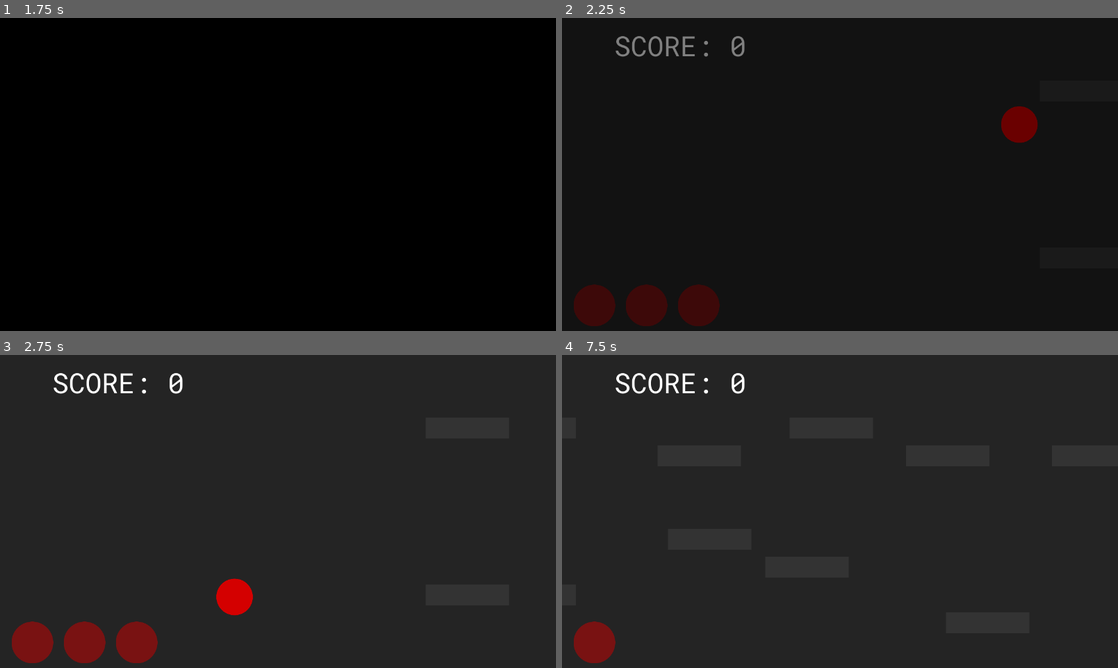
Above: before the commit, frames 1-4 (two rows, left to right).
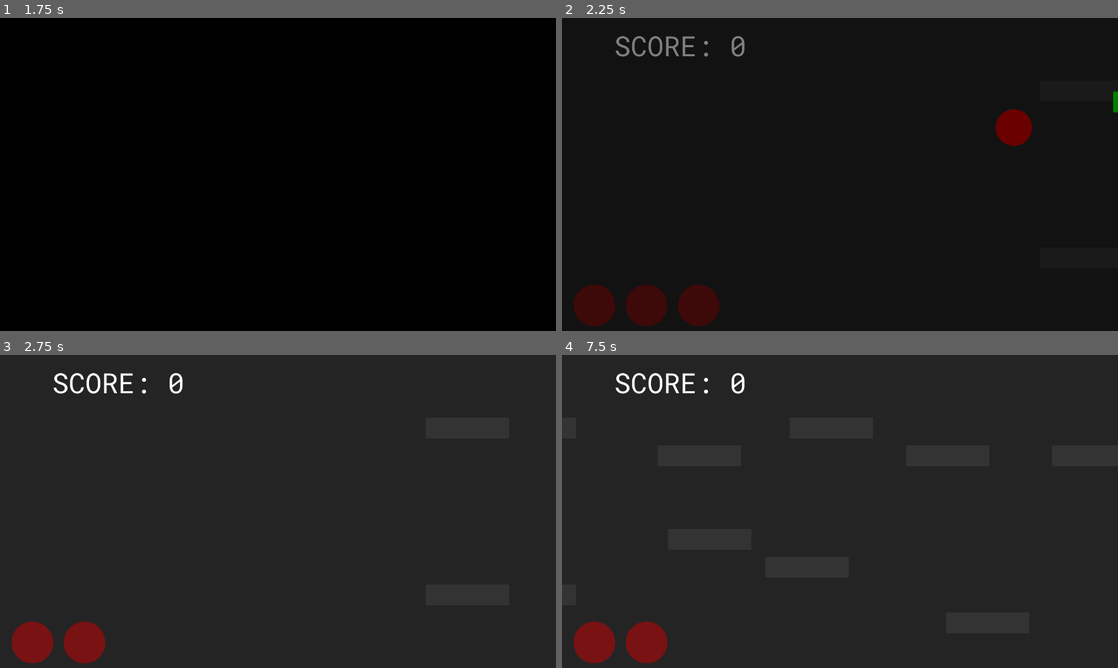
Above: after the commit, the same moments.

Repository: IonAir1/Genre-Mash-Jam
Game: Godot game, scene res://scenes/main menu.tscn
Same seed, same stepped clock (60 frames per second), same inputs: the game is played once before the commit and once after it.
Inputs (mouse positions are in pixels of both pictures, inside the frame that each line leads up to):
- Up to frame 1 (1.75 s): click "PLAY" at 0.5 s; click "PLAY" at 1.25 s
- Up to frame 2 (2.25 s): move the mouse to (962, 158) at 2.02 s; hold D (right) from 2.03 s (still down); hold S (drop, bound only after the commit) from 2.03 s (still down); click (962, 158) at 2.1 s
- Up to frame 3 (2.75 s): keep holding D (right); keep holding S (drop, bound only after the commit); tap W (jump) at 2.27, 2.57 s
- Up to frame 4 (7.5 s): move the mouse to (728, 527) at 2.77 s; release S (drop, bound only after the commit) at 2.78 s; tap S (drop, bound only after the commit) at 2.85, 4.55 s; tap W (jump) at 3.02, 3.05, 3.32, 4.52, 4.82, 5.27, 5.3, 5.57, 6.02, 6.32, 7.35 s; tap Enter at 3.5, 5, 6.5 s; move the mouse to (895, 442) at 3.52 s; release D (right) at 3.53 s; hold A (left) 3.53-4.28 s; hold W (jump) 3.53-4.28 s; click (895, 442) at 3.8 s; tap Space at 4.25, 5.75, 7.25 s; move the mouse to (812, 574) at 4.27 s; hold D (right) 4.28-5.78 s; click (812, 574) at 4.35 s; move the mouse to (1006, 558) at 5.02 s; hold S (drop, bound only after the commit) 5.03-5.78 s; move the mouse to (673, 464) at 5.77 s; hold A (left) 5.78-6.53 s; click (673, 464) at 5.85 s; move the mouse to (867, 511) at 6.52 s; hold D (right) 6.53-7.28 s; hold S (drop, bound only after the commit) 6.53-7.28 s; move the mouse to (756, 433) at 7.27 s; hold A (left) from 7.28 s (still down)

Frame 1 is identical in both runs. In frame 2, 0.3% of the frame differs, in the area x 78-100%, y 23-41%; in frame 3, 1.4%, in the area x 20-46%, y 71-99%; in frame 4, 0.8%.

Commit message:
Day 2 last commit

Diff:
--- a/proj/Global/global.gd
+++ b/proj/Global/global.gd
@@ -1,10 +1,10 @@
 extends Node
 
-var speed = 4 #speed
-var shoot = 2 #shoot allowed?
-var enemy_count = 0
-var score = 0
-var highscore = 0
-var enemypos = [0, 0, 0, 0, 0, 0, 0 , 0, 0, 0, 0]
-var lives = 3
-var hurt = 0
+var speed = 4 #scrolling speed
+var shoot = 2 #is shoot allowed?
+var enemy_count = 0 #enemy count
+var score = 0 #score
+var highscore = 0 #highscore
+var enemypos = [0, 0, 0, 0, 0, 0, 0 , 0, 0, 0, 0] #enemy grid positions available
+var lives = 3 #lives
+var hurt = 0 #is player respawning
--- a/proj/project.godot
+++ b/proj/project.godot
@@ -48,12 +48,17 @@
 "deadzone": 0.5,
 "events": [ Object(InputEventKey,"resource_local_to_scene":false,"resource_name":"","device":0,"alt":false,"shift":false,"control":false,"meta":false,"command":false,"pressed":false,"scancode":87,"unicode":0,"echo":false,"script":null)
 , Object(InputEventKey,"resource_local_to_scene":false,"resource_name":"","device":0,"alt":false,"shift":false,"control":false,"meta":false,"command":false,"pressed":false,"scancode":16777232,"unicode":0,"echo":false,"script":null)
-, Object(InputEventKey,"resource_local_to_scene":false,"resource_name":"","device":0,"alt":false,"shift":false,"control":false,"meta":false,"command":false,"pressed":false,"scancode":32,"unicode":0,"echo":false,"script":null)
  ]
 }
 shoot={
 "deadzone": 0.5,
 "events": [ Object(InputEventMouseButton,"resource_local_to_scene":false,"resource_name":"","device":0,"alt":false,"shi …(212 unchanged characters)…
+ ]
+}
+drop={
+"deadzone": 0.5,
+"events": [ Object(InputEventKey,"resource_local_to_scene":false,"resource_name":"","device":0,"alt":false,"shift":false,"control":false,"meta":false,"command":false,"pressed":false,"scancode":83,"unicode":0,"echo":false,"script":null)
+, Object(InputEventKey,"resource_local_to_scene":false,"resource_name":"","device":0,"alt":false,"shift":false,"control":false,"meta":false,"command":false,"pressed":false,"scancode":16777234,"unicode":0,"echo":false,"script":null)
  ]
 }
 
@@ -73,6 +78,8 @@
 2d_physics/layer_7="enemybullet"
 2d_physics/layer_8="player wall"
 2d_physics/layer_9="killball"
+2d_physics/layer_10="playerdetect"
+2d_physics/layer_11="platformdetect"
 
 [rendering]
 
--- a/proj/scenes/Platform.tscn
+++ b/proj/scenes/Platform.tscn
@@ -1,10 +1,13 @@
-[gd_scene load_steps=4 format=2]
+[gd_scene load_steps=5 format=2]
 
 [ext_resource path="res://assets/ground.png" type="Texture" id=1]
 [ext_resource path="res://scripts/Platform.gd" type="Script" id=2]
 
 [sub_resource type="RectangleShape2D" id=1]
-extents = Vector2( 95.4804, 23.4226 )
+extents = Vector2( 95.9676, 10 )
+
+[sub_resource type="RectangleShape2D" id=2]
+extents = Vector2( 95.9813, 22.2496 )
 
 [node name="Platform" type="StaticBody2D"]
 collision_layer = 16
@@ -14,5 +17,16 @@
 scale = Vector2( 0.8, 0.2 )
 texture = ExtResource( 1 )
 
-[node name="CollisionShape2D" type="CollisionShape2D" parent="."]
+[node name="collision" type="CollisionShape2D" parent="."]
+position = Vector2( 0, -14 )
 shape = SubResource( 1 )
+one_way_collision = true
+
+[node name="dropdetect" type="Area2D" parent="."]
+collision_layer = 1024
+
+[node name="CollisionShape2D2" type="CollisionShape2D" parent="dropdetect"]
+position = Vector2( 0, -17.75 )
+shape = SubResource( 2 )
+[connection signal="body_entered" from="dropdetect" to="." method="_on_dropdetect_body_entered"]
+[connection signal="body_exited" from="dropdetect" to="." method="_on_dropdetect_body_exited"]
--- a/proj/scenes/Player.tscn
+++ b/proj/scenes/Player.tscn
@@ -8,6 +8,7 @@
 extents = Vector2( 23.9922, 23.9844 )
 
 [node name="Player" type="KinematicBody2D"]
+z_index = 5
 script = ExtResource( 2 )
 
 [node name="runner" type="Sprite" parent="."]
@@ -36,7 +37,7 @@
 texture = ExtResource( 3 )
 
 [node name="detectdead" type="Area2D" parent="."]
-collision_layer = 64
+collision_layer = 512
 collision_mask = 194
 
 [node name="CollisionShape2D2" type="CollisionShape2D" parent="detectdead"]
--- a/proj/scenes/enemy.tscn
+++ b/proj/scenes/enemy.tscn
@@ -4,6 +4,7 @@
 [ext_resource path="res://scripts/enemy.gd" type="Script" id=2]
 
 [node name="enemy" type="KinematicBody2D"]
+z_index = 4
 collision_layer = 2147483650
 collision_mask = 0
 script = ExtResource( 2 )
--- a/proj/scripts/Platform.gd
+++ b/proj/scripts/Platform.gd
@@ -1,9 +1,24 @@
 extends StaticBody2D
 
-
+var player = 0 #is player standing on the platform
 
 
 func _physics_process(delta):
-	position.x -= global.speed
+	position.x -= global.speed #moves platform towards left
 	if position.x < -100:
-		queue_free()
+		queue_free() #despawn when outside screen
+
+	if Input.is_action_pressed("drop") and player == 1: #code for player to drop
+		$collision.disabled = true
+	else:
+		$collision.disabled = false
+
+	if global.hurt == 1:
+		player = 0
+
+func _on_dropdetect_body_entered(body):
+	player = 1
+
+
+func _on_dropdetect_body_exited(body):
+	player = 0
--- a/proj/scripts/Player.gd
+++ b/proj/scripts/Player.gd
@@ -1,23 +1,26 @@
 extends KinematicBody2D
 
 
-var speed = 800
-var jump_speed = -1500
-var gravity = 4000
-var paper = preload("res://scenes/paper.tscn")
-var dead = 0
-var fade = 20
-var respawning = 0
-
+var speed = 600 #player speed
+var jump_speed_normal = -1000 #-1500 #player initial jump height
+var jump_speed_var = -60 #added jump for variable jump
+var gravity = 4000 #gravity
+var paper = preload("res://scenes/paper.tscn") #ball scene,paper anf ball are same
+var dead = 0 #lost game
+var fade = 20 #fade in and out / scene transition
+var respawning = 0 #is player respawning
+var jump = 0 #player jump timer
 var velocity = Vector2.ZERO
 
 func get_input():
 	velocity.x = 0
-	if Input.is_action_pressed("right"):
+	if Input.is_action_pressed("right"): #move right
 		velocity.x += speed
-	if Input.is_action_pressed("left"):
+
+	if Input.is_action_pressed("left"): #move left
 		velocity.x -= speed
-	if Input.is_action_just_pressed("shoot") and global.shoot >= 1:
+
+	if Input.is_action_just_pressed("shoot") and global.shoot >= 1: #shoot or throw ball
 		var p = paper.instance()
 		p.position = get_node("rotate/displaced2").global_position
 		p.rotation = $rotate.rotation
@@ -25,7 +28,52 @@
 		global.shoot -= 1
 
 func _physics_process(delta):
-	if global.shoot == 1:
+	$rotate.look_at(get_global_mouse_position()) #rotates 'rotate' node to cursor for aiming
+
+	get_input() #movement
+	velocity.y += gravity * delta
+	jump()
+	velocity.normalized()
+	velocity = move_and_slide(velocity, Vector2.UP)
+
+	if respawning == 0: #moves player to the left
+		position.x -= global.speed
+
+func jump(): #code for jumping
+	if Input.is_action_pressed("jump"):
+		if is_on_floor(): #initial jump
+			jump = 0
+			velocity.y += jump_speed_normal
+		else: #added jump
+			if jump <= 10:
+				jump += 1
+				velocity.y += jump_speed_var
+			if jump > 10 and jump <= 20:
+				jump + 1
+				velocity.y += jump_speed_var/2
+
+func _on_detectdead_area_entered(area): #detect if player hit
+	if dead == 0 and global.lives == 0: #if no more lives
+		visible = false
+		dead = 1
+		yield(get_tree().create_timer(0.5), "timeout")
+		get_parent().get_node("fade").visible = true
+		fade() #fade out
+	else: #if still has lives
+
+		position.y = -80 #respawn
+		global.shoot = 0
+		gravity = 0
+		velocity.y = 0
+		respawning = 1
+		reset_grav()
+		global.lives -= 1
+		global.hurt = 1
+		yield(get_tree().create_timer(0.01), "timeout")
+		global.hurt = 0
+
+func _process(delta):
+	if global.shoot == 1: #code for handling player holding the ball
 		$ball.visible = true
 		$ball2.visible = false
 	elif global.shoot == 2:
@@ -34,44 +82,14 @@
 	else:
 		$ball.visible = false
 		$ball2.visible = false
-	$rotate.look_at(get_global_mouse_position())
-	get_input()
-	velocity.y += gravity * delta
-	velocity = move_and_slide(velocity, Vector2.UP)
-	if Input.is_action_just_pressed("jump"):
-		if is_on_floor():
-			velocity.y = jump_speed
-	if respawning == 0:
-		position.x -= global.speed
 
-
-func _on_detectdead_area_entered(area):
-	if dead == 0 and global.lives == 0:
-		visible = false
-		dead = 1
-		yield(get_tree().create_timer(0.5), "timeout")
-		get_parent().get_node("fade").visible = true
-		fade()
-	else:
-		if area.name == "player wall":
-			position.y = -80
-			global.shoot = 0
-			gravity = 0
-			velocity.y = 0
-			respawning = 1
-			reset_grav()
-		global.lives -= 1
-		global.hurt = 1
-		yield(get_tree().create_timer(0.01), "timeout")
-		global.hurt = 0
-
-func reset_grav():
+func reset_grav(): #after respawning, gravity must reset
 	yield(get_tree().create_timer(4), "timeout")
 	gravity = 4000
 	global.shoot = 1
 	respawning = 0
 
-func fade():
+func fade(): #fade out
 	yield(get_tree().create_timer(0.02), "timeout")
 	get_parent().get_node("fade").modulate.a += 0.05
 	fade -=1
@@ -80,4 +98,4 @@
 	else:
 		yield(get_tree().create_timer(0.5), "timeout")
 		queue_free()
-		get_tree().change_scene("res://scenes/main menu.tscn")
+		get_tree().change_scene("res://scenes/main menu.tscn") #back to main menu
--- a/proj/scripts/bullet.gd
+++ b/proj/scripts/bullet.gd
@@ -1,15 +1,17 @@
 extends Node2D
 
+var speed = 40 #bullet speed
 
 func _physics_process(delta):
-	position.x -= 40
-	if position.x <= -50:
+	position.x -= speed #moves bullet
+
+	if position.x <= -50: #despawn when out of bounds
 		queue_free()
 
 func _process(delta):
-	if global.hurt == 1:
+	if global.hurt == 1: #despawn when respawning
 		queue_free()
 
 
 func _on_bullet_area_entered(area):
-	queue_free()
+	queue_free() #despawn bullet when player touches
--- a/proj/scripts/enemy.gd
+++ b/proj/scripts/enemy.gd
@@ -1,26 +1,25 @@
 extends KinematicBody2D
 
-var bullet = preload("res://scenes/bullet.tscn")
+var bullet = preload("res://scenes/bullet.tscn") #bullet scene
 
 func _ready():
-	for i in range(15):
+	for i in range(15): #move enemy on screen from side
 		position.x -= 10
 	yield(get_tree().create_timer(2), "timeout")
-	bullet()
-
+	bullet() #start shooting bullets
 
 func bullet():
-	yield(get_tree().create_timer(rand_range(0.8, 2)), "timeout")
+	yield(get_tree().create_timer(rand_range(0.8, 2)), "timeout") #spawn bullets
 	var b = bullet.instance()
 	b.position = position
 	get_parent().add_child(b)
 	bullet()
 
 func _process(delta):
-	if global.hurt == 1:
+	if global.hurt == 1: #despawn when player respawning
 		queue_free()
 
-func _on_detect_body_entered(body):
+func _on_detect_body_entered(body): #despawn when hit by ball
 	yield(get_tree().create_timer(0.01), "timeout")
 	if body.name == "paper":
 		global.score += 1
--- a/proj/scripts/main menu.gd
+++ b/proj/scripts/main menu.gd
@@ -1,16 +1,19 @@
 extends Node2D
 
-var fade = 20
+var fade = 20 #fade timer
+var play = 0 #is play button pressed
 
 func _ready():
-	if global.score > global.highscore:
+	if global.score > global.highscore: #set new highscore code
 		global.highscore = global.score
-	$Control/VBoxContainer/score.text = "Score: " + str(global.score)
-	$Control/VBoxContainer/highscore.text = "High Score: " + str(global.highscore)
-	$fade.position = Vector2(660, 330)
+
+	$Control/VBoxContainer/score.text = "Score: " + str(global.score) #score text code
+	$Control/VBoxContainer/highscore.text = "High Score: " + str(global.highscore) #highscore text code
+
+	$fade.position = Vector2(660, 330) #setup fade in code
 	fade_in()
 
-func fade_out():
+func fade_out(): #fade out code
 	yield(get_tree().create_timer(0.02), "timeout")
 	$fade.modulate.a += 0.05
 	fade -=1
@@ -18,9 +21,9 @@
 		fade_out()
 	else:
 		yield(get_tree().create_timer(0.5), "timeout")
-		get_tree().change_scene("res://scenes/main.tscn")
+		get_tree().change_scene("res://scenes/main.tscn") #switch to game screen
 
-func fade_in():
+func fade_in(): #fade in code
 	yield(get_tree().create_timer(0.02), "timeout")
 	$fade.modulate.a -= 0.05
 	fade -=1
@@ -29,7 +32,9 @@
 	else:
 		$fade.visible = false
 
-func _on_Play_pressed():
-	fade = 20
-	$fade.visible = true
-	fade_out()
+func _on_Play_pressed(): #play button code
+	if play == 0:
+		play = 1
+		fade = 20 #setup fade out
+		$fade.visible = true
+		fade_out()
--- a/proj/scripts/main.gd
+++ b/proj/scripts/main.gd
@@ -1,35 +1,39 @@
 extends Node2D
 
-var platform = preload("res://scenes/Platform.tscn")
-var enemy = preload("res://scenes/enemy.tscn")
-var platy = 0
-var platy2 = 0
-var fade = 20
+var platform = preload("res://scenes/Platform.tscn") #platform scene
+var enemy = preload("res://scenes/enemy.tscn") #enemy scene
+var platy = 0 #upper platform grid position
+var platy2 = 0 #lower platform grid position
+var fade = 20 #fade timer
 
-func platform_spawn():
-	var time = rand_range(0.8, 2)
+func platform_spawn():#platform spawner for platforms on the upper half of screen
+	var time = rand_range(0.8, 2) #timing of platform spawn
 
-	var p = platform.instance()
+	var p = platform.instance() #sets up position of platform
 	p.position.x = 1400
-	platy = randi()%4 + 1
-	p.position.y = (64*platy) + 40
-	add_child(p)
+	platy = randi()%4 + 1 #sets grid position
+	p.position.y = (64*platy) + 40 #sets y position of grid
+
+	add_child(p)#spawns platform
+
 	yield(get_tree().create_timer(time),"timeout")
 	platform_spawn()
 
-func platform_spawn2():
-	var time = rand_range(0.8, 2)
+func platform_spawn2(): #platform spawner for platforms on the lower half of screen
+	var time = rand_range(0.8, 2) #timing of platform spawn
 
-	var p = platform.instance()
+	var p = platform.instance() #sets up position of platform
 	p.position.x = 1400
-	platy2 = randi()%4 + 6
-	p.position.y = (64*platy2) + 40
-	add_child(p)
+	platy2 = randi()%4 + 6 #sets grid position
+	p.position.y = (64*platy2) + 40 #sets y position of grid
+
+	add_child(p)#spawns platform
+
 	yield(get_tree().create_timer(time),"timeout")
 	platform_spawn2()
 
-func enemy_spawn():
-	var time
+func enemy_spawn(): #enemy spawner
+	var time #sets timing of platform
 	if global.score < 10:
 		time = 8 - (global.score/4)
 	elif global.score >=10 and global.score < 20:
@@ -39,46 +43,54 @@
 	else:
 		time = 2;.8
 	yield(get_tree().create_timer(time),"timeout")
-	var e = enemy.instance()
+
+
+	var e = enemy.instance() #sets up and spawns enemy
 	e.position.x = 1400
-
 	var ypos
 	ypos = (randi()%11)
 	while global.enemypos[ypos] == 1:
 		ypos = (randi()%11)
 	e.position.y = (ypos * 64) + 48
-
 	if global.enemy_count < 8:
 		global.enemy_count += 1
 		global.enemypos[ypos] = 1
 		add_child(e)
+
+
 		if global.enemy_count < 7:
-			if randi()%4 == 0:
-				var e1 = enemy.instance()
+			if randi()%4 == 0: #25% chance of enemy formation
+
+				var e1 = enemy.instance() #spawns new enemy above orig enemy
 				e1.position.x = 1400
 				e1.position.y = e.position.y - 64
 				if e1.position.y > 0:
-					if global.enemypos[ypos-1] == 0:
+					if global.enemypos[ypos-1] == 0: #checks if there is already enemy in place
 						global.enemy_count += 1
 						add_child(e1)
 
-				var e2 = enemy.instance()
+
+				var e2 = enemy.instance() #spawns new enemy below orig enemy
 				e2.position.x = 1400
 				e2.position.y = e.position.y + 64
 				if e2.position.y < 724:
-					if global.enemypos[ypos+1] == 0:
+					if global.enemypos[ypos+1] == 0: #checks if there is already enemy in place
 						add_child(e2)
 						global.enemy_count += 1
 	enemy_spawn()
 
 func _process(delta):
-	if $Player.position.y <= -40:
+	if $Player.position.y <= -40: #code for hiding and showing out of bounds indicator
 		$ghostplayer.visible = true
 	else:
 		$ghostplayer.visible = false
-	$score/score.text = "SCORE: " + str(global.score)
 
-	if global.lives >= 3:
+
+
+	$score/score.text = "SCORE: " + str(global.score) #sets text of score label
+
+
+	if global.lives >= 3: #code for showing health/lives
 		get_node("life/3a").visible = true
 	else:
 		get_node("life/3a").visible = false
@@ -91,30 +103,27 @@
 	else:
 		get_node("life/1a").visible = false
 
-
-
-
 func _physics_process(delta):
-	$ghostplayer.position.x = $Player.position.x
+	$ghostplayer.position.x = $Player.position.x #moves and scales out of bound player indicator
 	$ghostplayer.scale.y = 1 + ($Player.position.y / 600)
 	$ghostplayer.scale.x = 1 + ($Player.position.y / 600)
 
 func _ready():
-	randomize()
-	global.lives = 3
+	randomize() #randomizes things
+	global.lives = 3 #setups / resets global variables
 	$ghostplayer.position.y = -10
 	$fade.position = Vector2(641, 315)
 	global.enemy_count = 0
 	global.score = 0
 	global.shoot = 1
-	enemy_spawn()
+	global.enemypos = [0,0,0,0,0,0,0,0,0,0,0]
+	enemy_spawn() #initiates spawner codes
 	platform_spawn()
 	platform_spawn2()
-	global.enemypos = [0,0,0,0,0,0,0,0,0,0,0]
 	yield(get_tree().create_timer(0.5), "timeout")
 	fade()
 
-func fade():
+func fade(): #code for fade in / scene transition
 	yield(get_tree().create_timer(0.02), "timeout")
 	$fade.modulate.a -= 0.05
 	fade -=1
--- a/proj/scripts/paper.gd
+++ b/proj/scripts/paper.gd
@@ -1,30 +1,28 @@
 extends KinematicBody2D
 
 
-var velocity = Vector2(400, 400)
+var velocity = Vector2(400, 400) #velocity of ball
 
 func _ready():
 	velocity = get_parent().get_node("Player/rotate/displaced").global_position - get_parent().get_node("Player").global_position
-	velocity.normalized()
+	velocity.normalized() #sets up direction and speed of ball
 	velocity = velocity*120
 	pass
 
 func _physics_process(delta):
-	var collision_info = move_and_collide(velocity * delta)
+	var collision_info = move_and_collide(velocity * delta) #movement of ball
 	if collision_info:
-		velocity = velocity.bounce(collision_info.normal)
-
+		velocity = velocity.bounce(collision_info.normal) #bouncing of ball
 
 func _on_playerdetect_body_entered(body):
 	global.shoot += 1
-	queue_free()
+	queue_free() #despawn ball when picked up by player
 	pass
-
 
 func _on_killballdetect_area_entered(area):
 	global.shoot += 1
-	queue_free()
+	queue_free()  #despawn ball when it goes out of bounds
 
 func _process(delta):
 	if global.hurt == 1:
-		queue_free()
+		queue_free() #despawns ball when player dies
Not shown: 4 places in proj/scenes/main menu.tscn that only renumber resources
